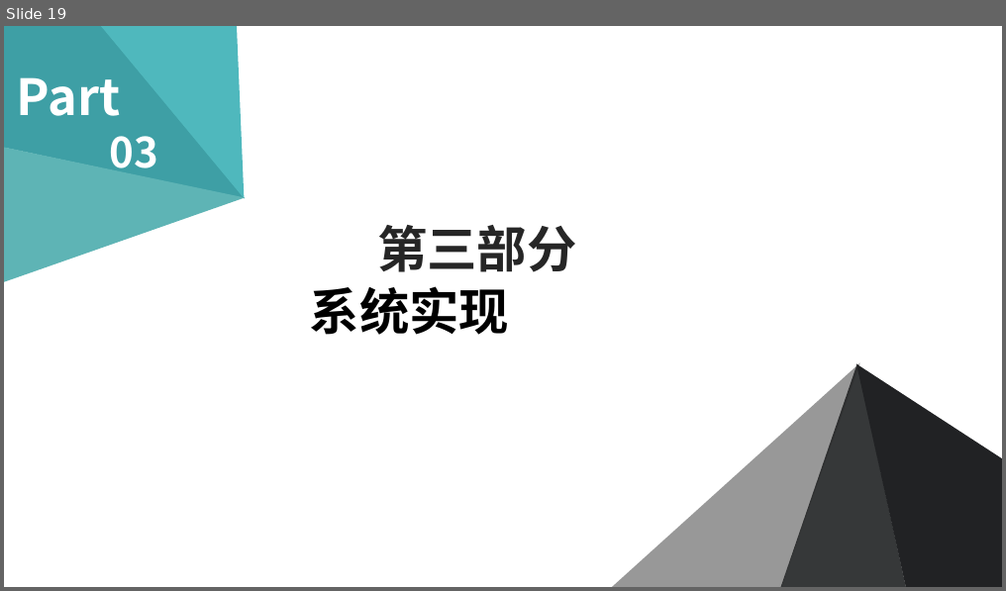
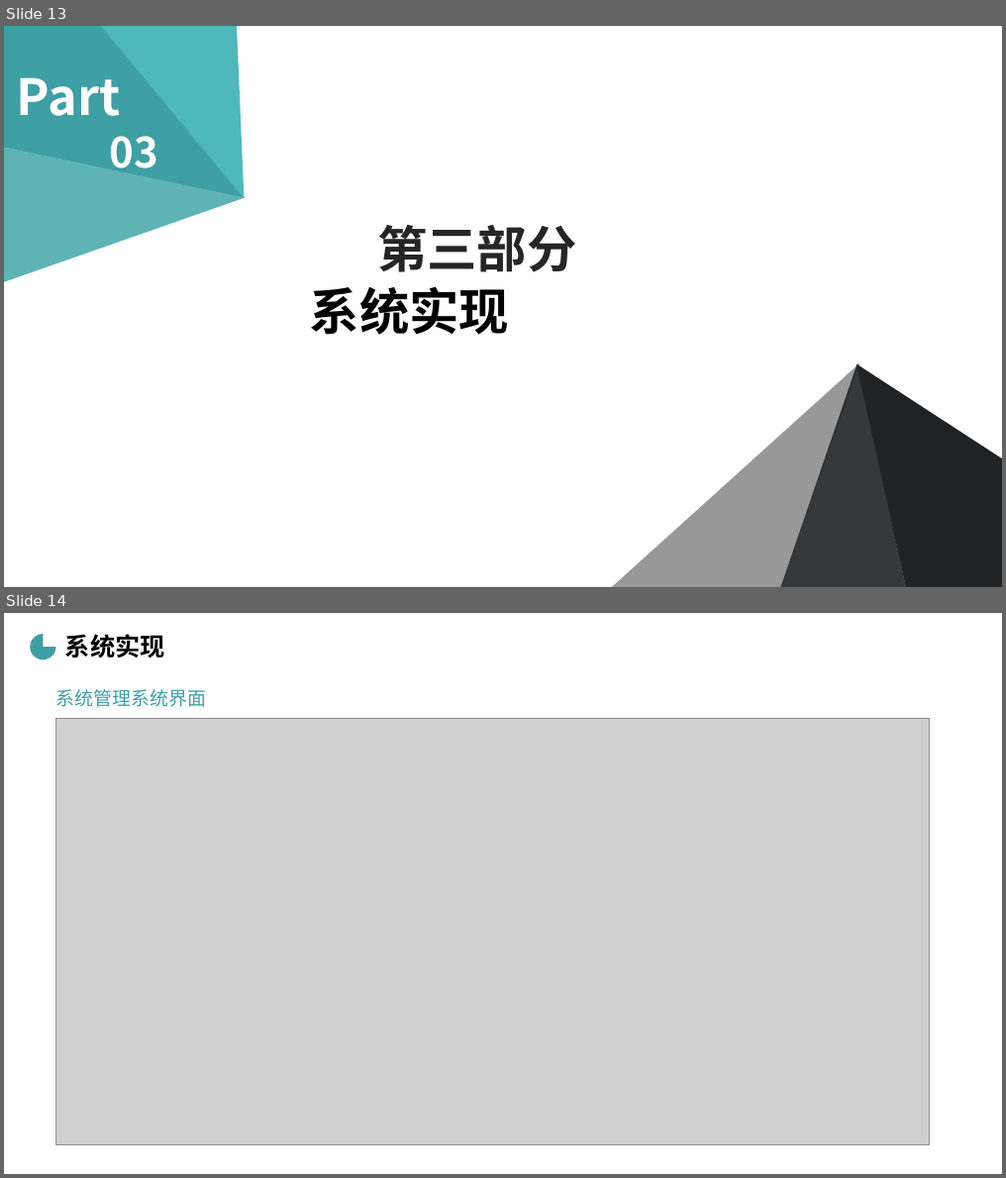
Before and after one commit to cckmit/typora-note, a slide deck: 毕业答辩.pptx. Shown one above the other, each under a label of ours: slide 19 before the commit, slides 13 and 14 after it. The pictures are 1006x591 and 1006x1178 pixels, drawn with LibreOffice and Linux fonts; fonts in the diff are those of the drawing; grey boxes stand for pictures; background and template pictures are left out. Boxes give left, top, right and bottom in pixels: in the first picture for what was removed or moved away, otherwise in the second. Text is boxed around its words. In the diff, an @@ line names an element or a change of style, - is before the commit and + after.

```diff
--- a/毕业答辩.pptx
+++ b/毕业答辩.pptx
@@ slide 14 added at [4,613,1002,1174], background picture (left out) @@
@@ pie slice (boxed as its full ellipse) added at [30,634,56,661], fill #3E9FA5 @@
@@ text added at [65,634,165,658], 24 pt, text #000000, bold @@
+系统实现
@@ text added at [56,689,206,707], 18 pt, text #3E9FA5 @@
+系统管理系统界面
@@ picture added at [55,719,930,1146] @@
@@ what was slide 19 is now slide 13 @@
```
Also in this commit, not shown: 8 slides changed, 4 other slides added, 7 slides removed.
